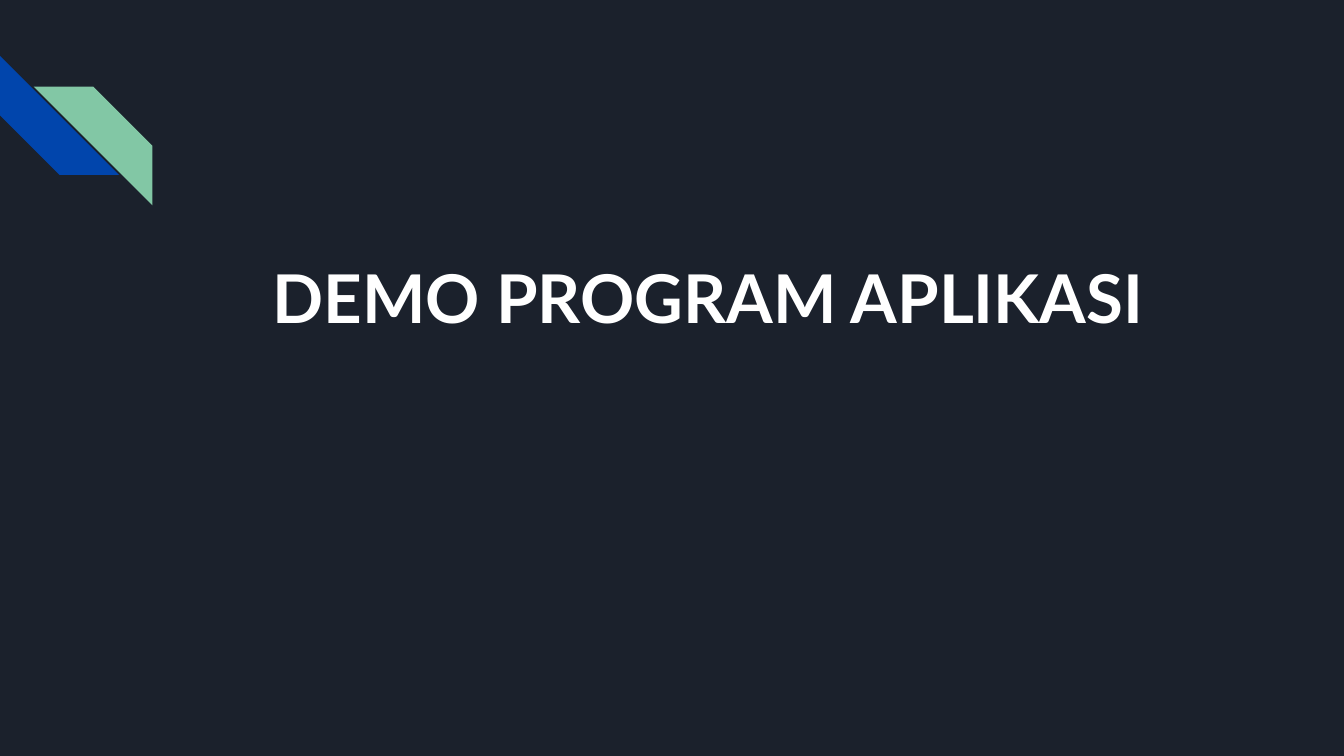
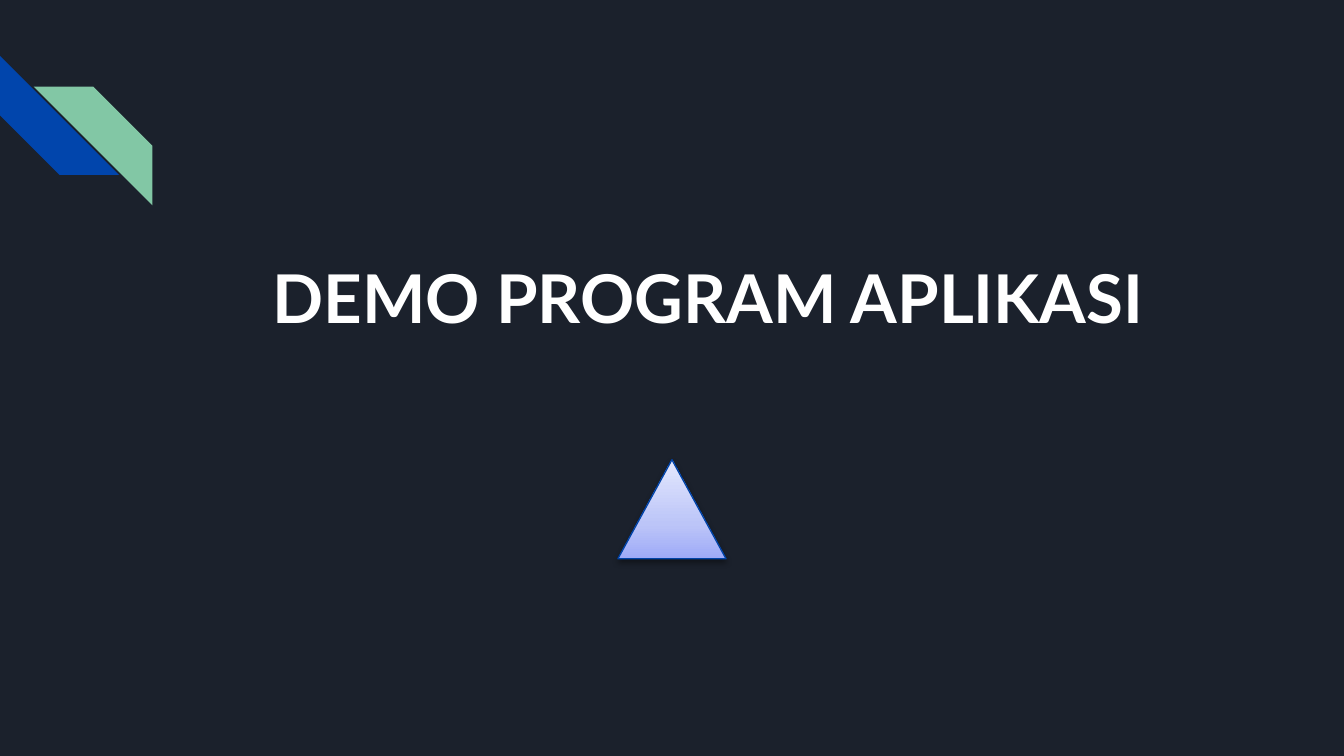
Before and after one commit to kevin207/PBO-tubes, a slide deck: slide 17 of TUBES PBO KELOMPOK MANAJER .pptx. Drawn at 1344x756 pixels with LibreOffice and Linux fonts; fonts in the diff are those of the drawing. Boxes give left, top, right and bottom in pixels: in the first picture for what was removed or moved away, otherwise in the second. Text is boxed around its words. In the diff, an @@ line names an element or a change of style, - is before the commit and + after.

```diff
--- a/TUBES PBO KELOMPOK MANAJER .pptx
+++ b/TUBES PBO KELOMPOK MANAJER .pptx
@@ triangle added at [618, 460, 726, 559], fill gradient #9FABF9 to #BCC4F9 to #E5E8FE, outline #0043A9 0.75 pt @@
```
Also in this commit, not shown: 11 other slides changed.
